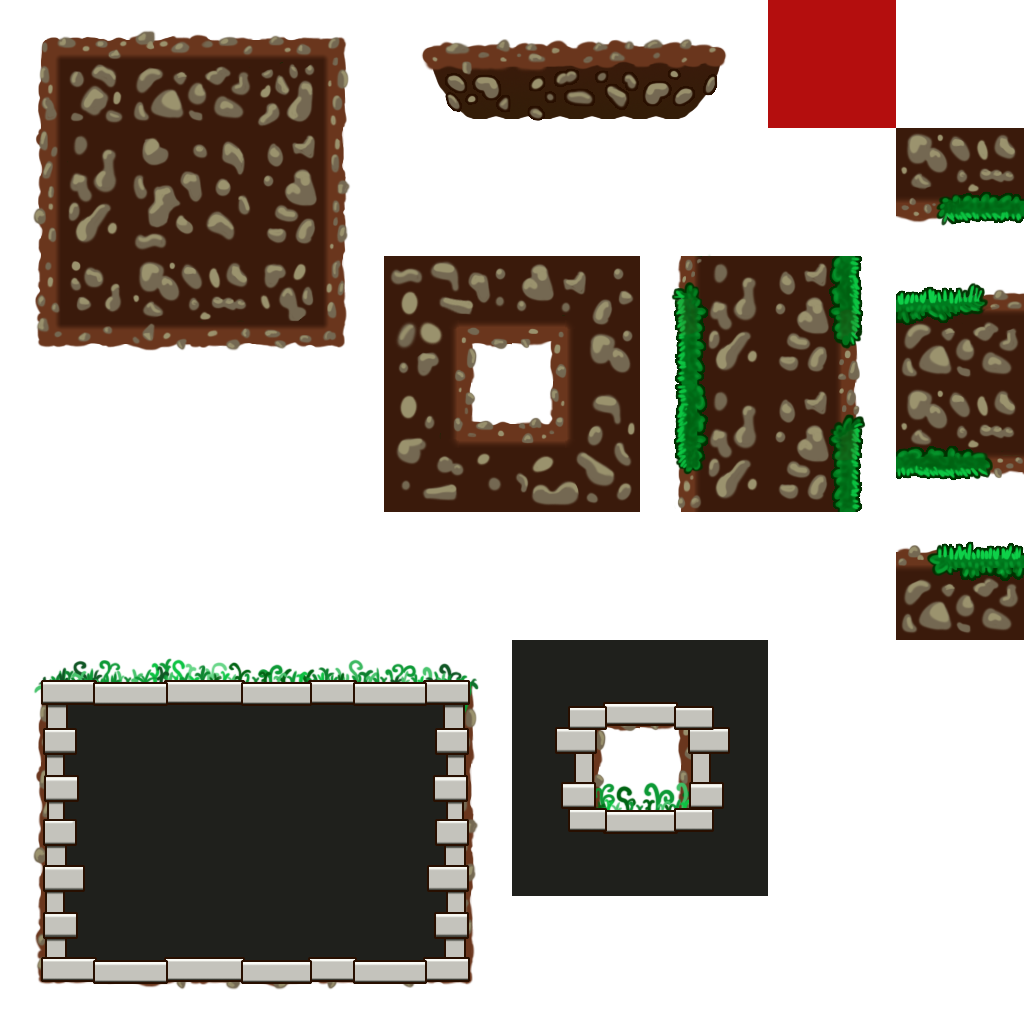
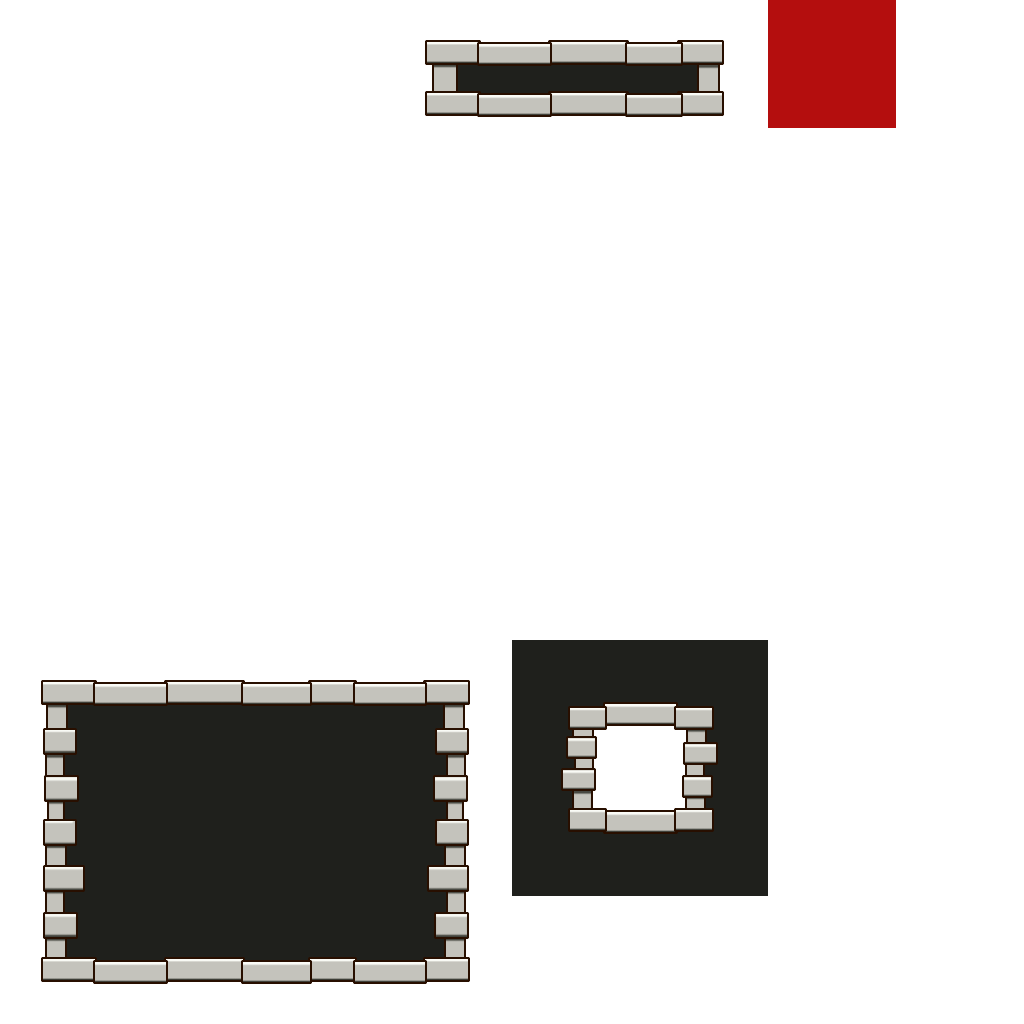
Before/after of a 1024x1024 layered artwork. What changed in the layer stack:
added layer "Layer 19 copy 2" above "Layer 19 copy 3" over (479, 44, 681, 115)
added layer "Layer 19 copy 3" above "Layer 19 copy 4" over (427, 42, 722, 114)
added layer "Layer 19 copy 4" above "Layer 20 copy 2" over (434, 59, 718, 97)
added layer "Layer 20 copy 2" above "corner" over (436, 46, 716, 101)
removed layer "longer side brick copy 2" over (690, 729, 728, 807)
removed layer "short side brick copy 2" over (693, 730, 711, 808)
painted on "longer side brick copy" over (557, 729, 716, 807)
painted on "short side brick copy" over (574, 729, 705, 810)
hid group "Group 3" (66 layers) over (33, 30, 1024, 990)
